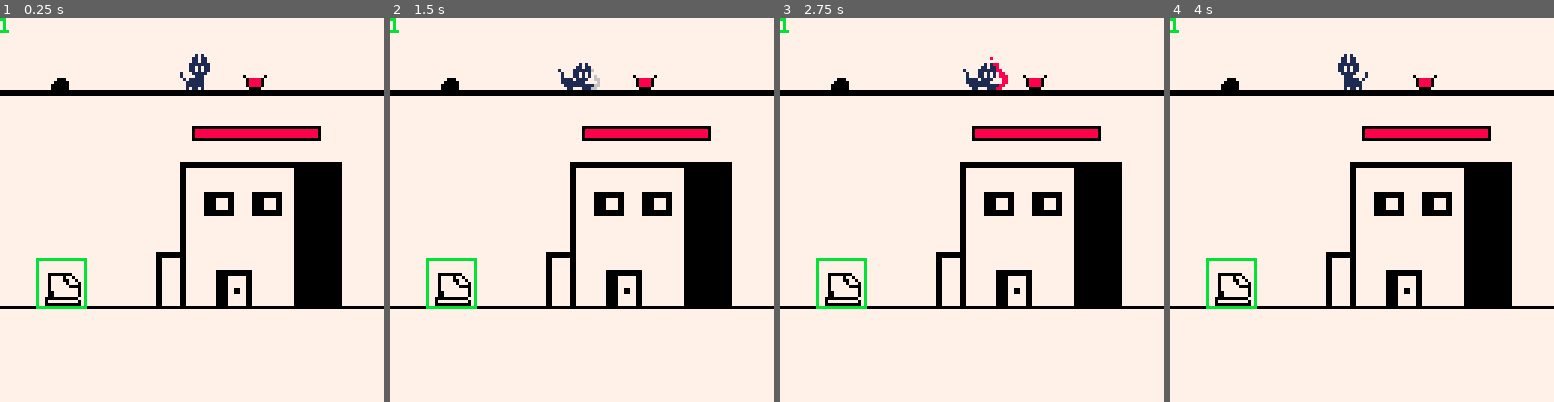
Above: before the commit, frames 1-4 (left to right).
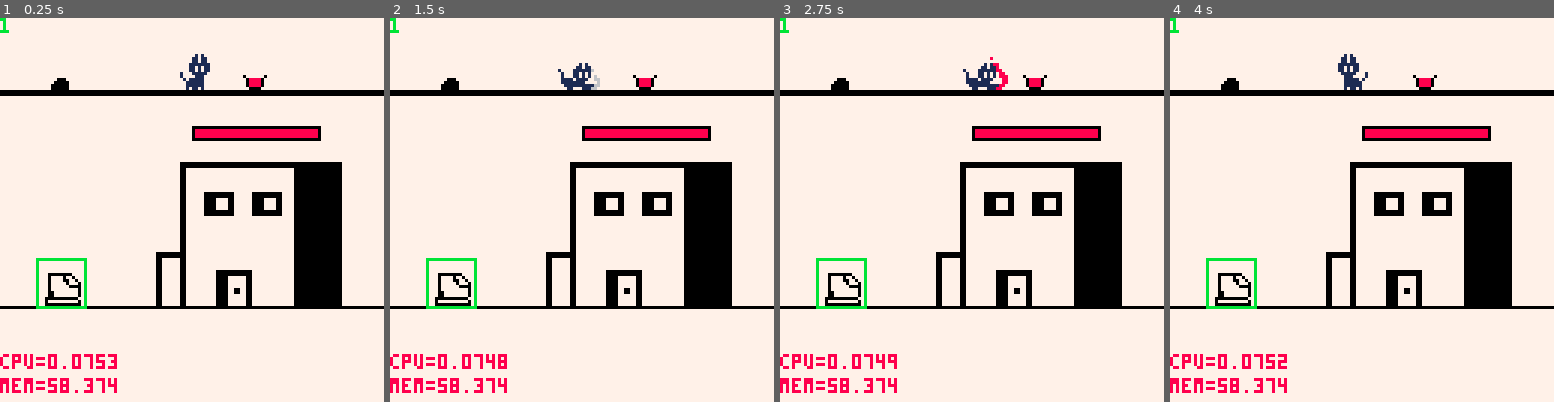
Above: after the commit, the same moments.

Repository: Arche-san/retrocat
Game: PICO-8 cartridge retrocat.p8
Same seed, same stepped clock (60 frames per second), same inputs: the game is played once before the commit and once after it.
Inputs:
- Up to frame 1 (0.25 s): no input
- Up to frame 2 (1.5 s): tap X (X key) at 0.33, 1.07 s; tap O (Z key) at 0.7 s
- Up to frame 3 (2.75 s): hold Right 1.6-2.1 s; tap O (Z key) at 1.7, 2.1, 2.5 s; tap X (X key) at 1.85 s; hold Right from 2.47 s (still down)
- Up to frame 4 (4 s): tap O (Z key) at 2.9, 3.3, 3.7 s; tap X (X key) at 2.97 s; release Right at 3.03 s; hold Left 3.08-3.58 s

The runs differ from the first frame. In frame 1, 1.1% of the frame differs, in the area x 0-31%, y 87-98%; in frame 2, 1.1%; in frame 3, 1.1%; in frame 4, 1.1%.

Commit message:
some map and building tests

Diff:
--- a/retrocat.p8
+++ b/retrocat.p8
@@ -48,6 +48,8 @@
  bucket_draw(bucket)
  foreach(paintbullets_arr, paintbullet_draw)
  foreach(rocks_arr, rock_draw)
+ print("cpu=".. stat(1), 0, 112)
+ print("mem=".. stat(0), 0, 120)
 end
 
 -->8
@@ -178,6 +180,13 @@
 -- building
 function building_init()
  return {
+  x = 50,
+  spr_x = 0,
+  spr_y = 40,
+  spr_w = 32,
+  spr_h = 24,
+  spr_scale = 2,
+  paint_surface = 0.5,
   life = 100,
  }
 end
@@ -185,9 +194,36 @@
 function building_update(b)
 end
 
+-- function map_draw(mx,my,mw,mh,sx,sy)
+--  local imw = flr(mw)
+--  local imh = flr(mh)
+--  for i=mx,mx+imw do
+--   for j=my,my+imh do
+--    local sprval = mget(i, j)
+--    local sprx = (sprval % 16) * 8
+--    local spry = flr(sprval / 16) * 8
+--    local sprw = 8
+--    local sprh = 8
+--    if j == my+imh then
+--     sprh *= mh - imh
+--    end
+--    sspr(sprx, spry, sprw, sprh, sx+i*8, sy+j*8)
+--   end
+--  end
+-- end
+
 function bulding_draw(b)
  -- building
- sspr(0,32,32,32,50,ground_y-64,64,64)
+ -- map_draw(0,0,3,1.4, b.x, ground_y-24)
+ sspr(b.spr_x, b.spr_y, b.spr_w, b.spr_h, b.x, ground_y - b.spr_h*b.spr_scale, b.spr_w*b.spr_scale, b.spr_h * b.spr_scale)
+ -- -- paint surface
+ -- pal(7,8)
+ -- local ymin = b.spr_y
+ -- local ymax = ymin + b.spr_h
+ -- local y = ymax - (ymax - ymin) * b.paint_surface
+ -- --sspr(b.spr_x, y, b.spr_w, ymax - y, b.x, ground_y)
+ -- sspr(0,48,32,16,b.x,ground_y-32,64,32)
+ -- pal(7,7)
  --rect(70,50,110,96,0)
 
  -- gauge
@@ -615,3 +651,7 @@
 
 
 
+__map__
+5051525300000000000000000000000000000000000000000000000000000000000000000000000000000000000000000000000000000000000000000000000000000000000000000000000000000000000000000000000000000000000000000000000000000000000000000000000000000000000000000000000000000000
+6061626300000000000000000000000000000000000000000000000000000000000000000000000000000000000000000000000000000000000000000000000000000000000000000000000000000000000000000000000000000000000000000000000000000000000000000000000000000000000000000000000000000000
+7071727300000000000000000000000000000000000000000000000000000000000000000000000000000000000000000000000000000000000000000000000000000000000000000000000000000000000000000000000000000000000000000000000000000000000000000000000000000000000000000000000000000000
Not shown, changed: 24 lines of the sprite sheet (__gfx__) section of retrocat.p8
